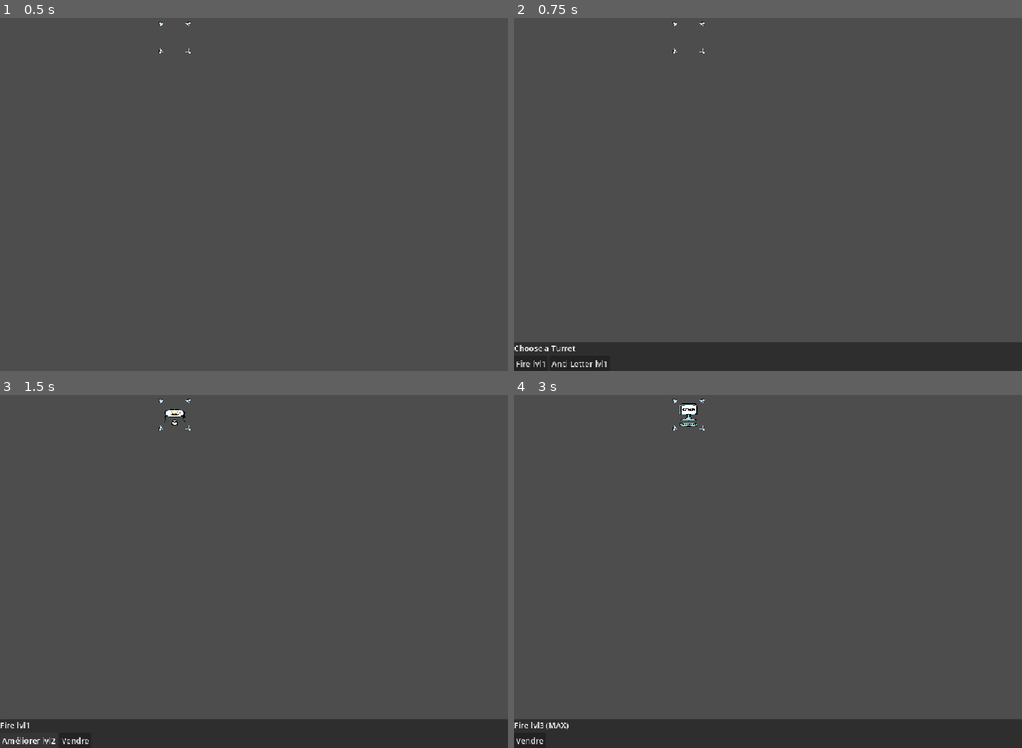
Above: before the commit, frames 1-4 (two rows, left to right).
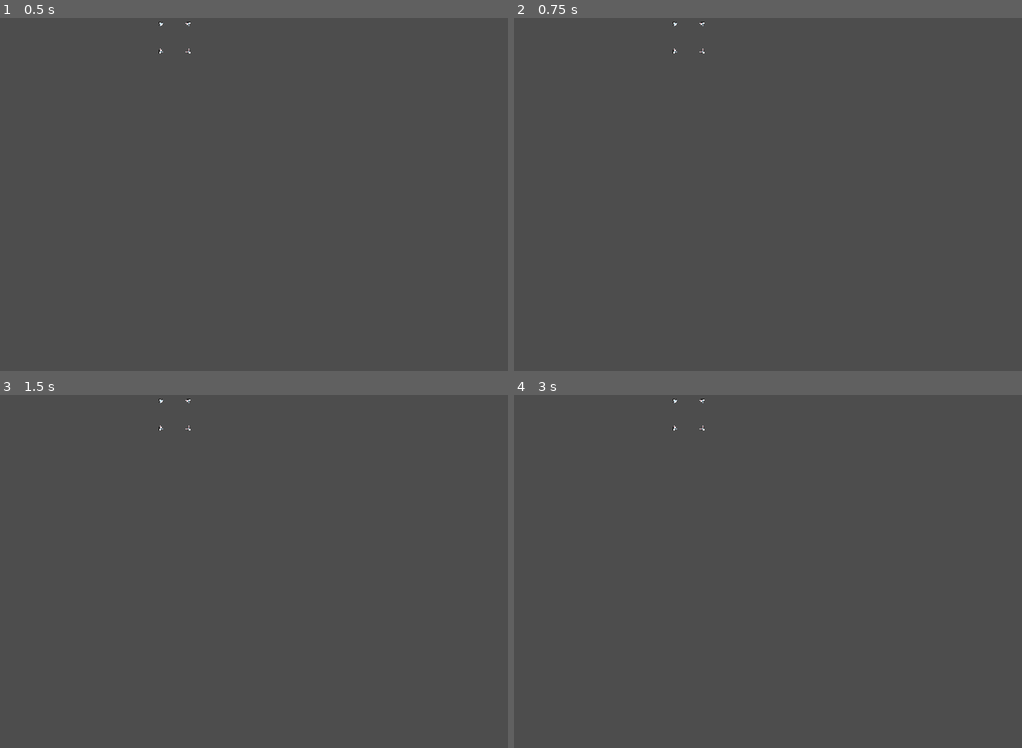
Above: after the commit, the same moments.

Repository: Nerolans/typense
Game: Godot game, scene res://area_2d.tscn
Two runs of this game, one before a commit and one after it. Both use one fixed random seed, a clock stepped at 60 frames per second and the inputs below. This scene is started directly instead of the project's main scene.
Inputs (mouse positions are in pixels of both pictures, inside the frame that each line leads up to):
- Up to frame 1 (0.5 s): no input
- Up to frame 2 (0.75 s): tap Enter at 0.5 s; move the mouse to (686, 39) at 0.52 s; click (686, 39) at 0.67 s
- Up to frame 3 (1.5 s): click (15, 740) at 1.25 s, where only the run before the commit has a clickable "Fire lvl1"
- Up to frame 4 (3 s): click (544, 740) at 2 s, where only the run before the commit has a clickable "Améliorer lvl2"; click (544, 740) at 2.75 s, where only the run before the commit has a clickable "Améliorer lvl3"

Frame 1 is identical in both runs. In frame 2, 8.0% of the frame differs, in the area x 0-100%, y 91-100%; in frame 3, 7.8%; in frame 4, 8.2%, in the area x 0-100%, y 1-100%.
Error in both runs: Invalid assignment of property or key 'text' with value of type 'String' on a base object of type 'null instance'. (res://area_2d.gd:31)

Commit message:
Better position for gold label

Diff:
--- a/Levels/LevelTest.tscn
+++ b/Levels/LevelTest.tscn
@@ -832,10 +832,10 @@
 position = Vector2(605, 862)
 
 [node name="GoldLabel" type="Label" parent="." unique_id=1864503427]
-offset_left = 906.0
-offset_top = 971.0
-offset_right = 946.0
-offset_bottom = 1013.0
+offset_left = 870.0
+offset_top = 965.0
+offset_right = 910.0
+offset_bottom = 1007.0
 theme_override_colors/font_color = Color(18.892002, 18.892002, 18.892002, 1)
 theme_override_colors/font_outline_color = Color(0, 0, 0, 1)
 theme_override_constants/outline_size = 3
--- a/area_2d.gd
+++ b/area_2d.gd
@@ -28,12 +28,12 @@
 	btn_tower1.pressed.connect(_on_btn_tower1)
 	btn_tower2.pressed.connect(_on_btn_tower2)
 	btn_sell.pressed.connect(_on_btn_sell)
-	gold_label.text = "Or : %d" % Money.gold
+	gold_label.text = "💰 : %d" % Money.gold
 	Money.gold_changed.connect(_on_gold_changed)
 	Money.menu_opened.connect(_on_any_menu_opened)
 
 func _on_gold_changed(new_amount):
-	gold_label.text = "Or : %d" % new_amount
+	gold_label.text = "💰 : %d" % new_amount
 
 func _on_any_menu_opened(source):
 	if source != self :
@@ -46,10 +46,14 @@
 
 func _open_menu():
 	Money.menu_opened.emit(self)
+	gold_label.position.y = 920
+	gold_label.position.x = 870
 	menu.visible = true
 	_update_menu()
 
 func _close_menu():
+	gold_label.position.y = 965.0
+	gold_label.position.x = 870
 	menu.visible = false
 
 func _update_menu():
